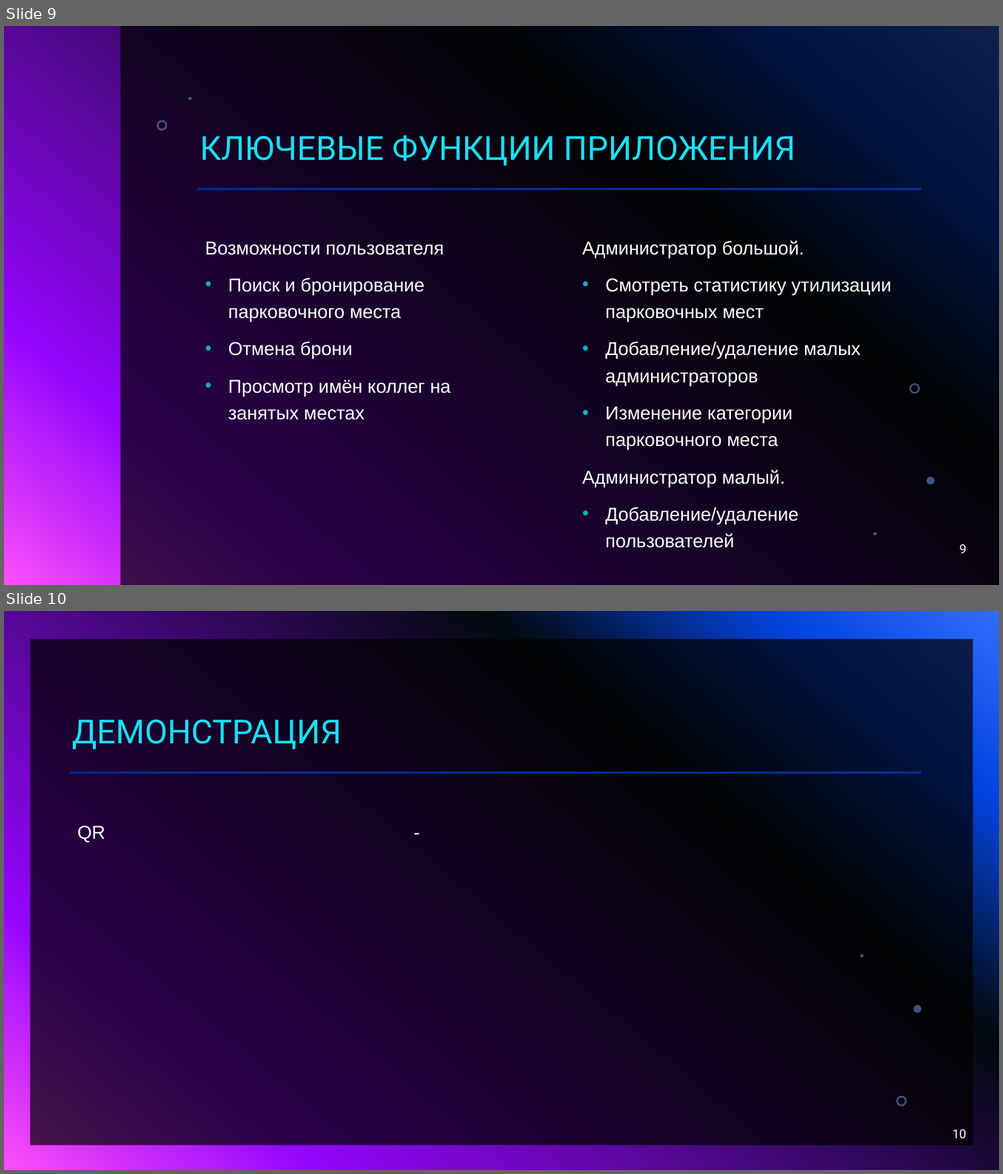
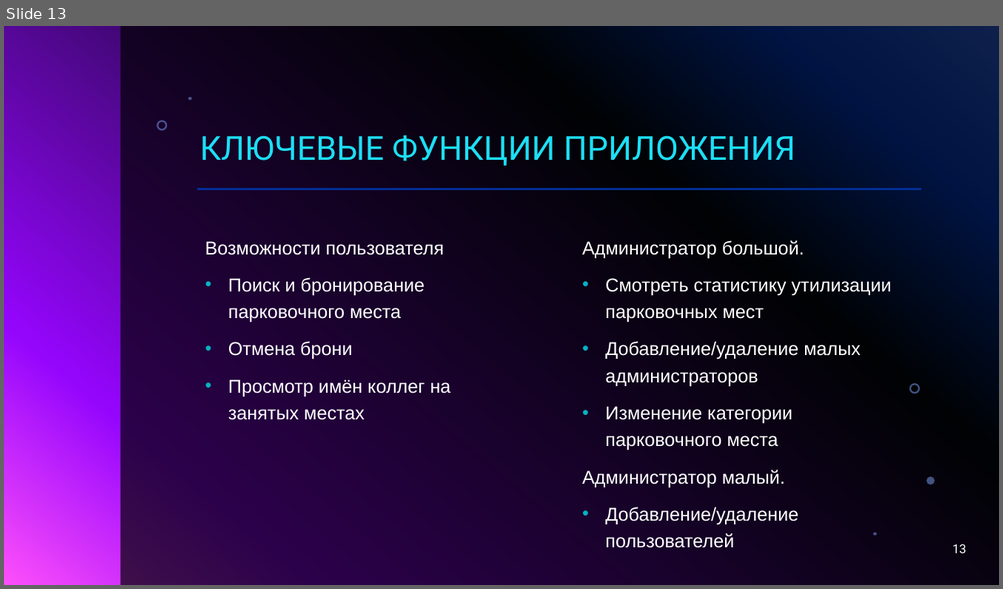
Before and after one commit to KrivoSoft/Parcot, a slide deck: Презентация Parcot.pptx. Shown one above the other, each under a label of ours: slides 9 and 10 before the commit, slide 13 after it. The pictures are 1003x1174 and 1003x589 pixels, drawn with LibreOffice and Linux fonts; fonts in the diff are those of the drawing; background and template pictures are left out. Boxes give left, top, right and bottom in pixels: in the first picture for what was removed or moved away, otherwise in the second. Text is boxed around its words. In the diff, an @@ line names an element or a change of style, - is before the commit and + after.

```diff
--- a/Презентация Parcot.pptx
+++ b/Презентация Parcot.pptx
@@ slide 10 removed at (x1=4, y1=611, x2=999, y2=1170), background gradient #316CFC to #0343DF to #02090E to #9405FC to #FC4EFB @@
@@ rectangle removed at (x1=30, y1=639, x2=973, y2=1146) @@
@@ title removed at (x1=72, y1=719, x2=341, y2=749) @@
-ДЕМОНСТРАЦИЯ
@@ line removed from (70, 773) to (922, 773) @@
@@ text removed at (x1=77, y1=826, x2=105, y2=843) @@
-QR
@@ text removed at (x1=406, y1=812, x2=922, y2=1116) @@
--
@@ freeform shape removed at (x1=859, y1=954, x2=864, y2=957) @@
@@ freeform shape removed at (x1=913, y1=1005, x2=922, y2=1013) @@
@@ freeform shape removed at (x1=896, y1=1096, x2=907, y2=1106) @@
@@ page number removed at (x1=952, y1=1130, x2=966, y2=1139) @@
-10
@@ what was slide 9 is now slide 13 @@
@@ page number at (x1=952, y1=545, x2=966, y2=554): text changed @@
-9
+13
```
Also in this commit, not shown: 3 slides changed, 7 slides added, 2 other slides removed.
